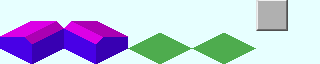
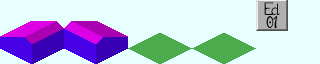
The second w=320, h=64 image is a revision of the first. Changes to its layers:
added layer "Ed ..." above "Simple_Station_Base.png" over [264, 2, 280, 29]
